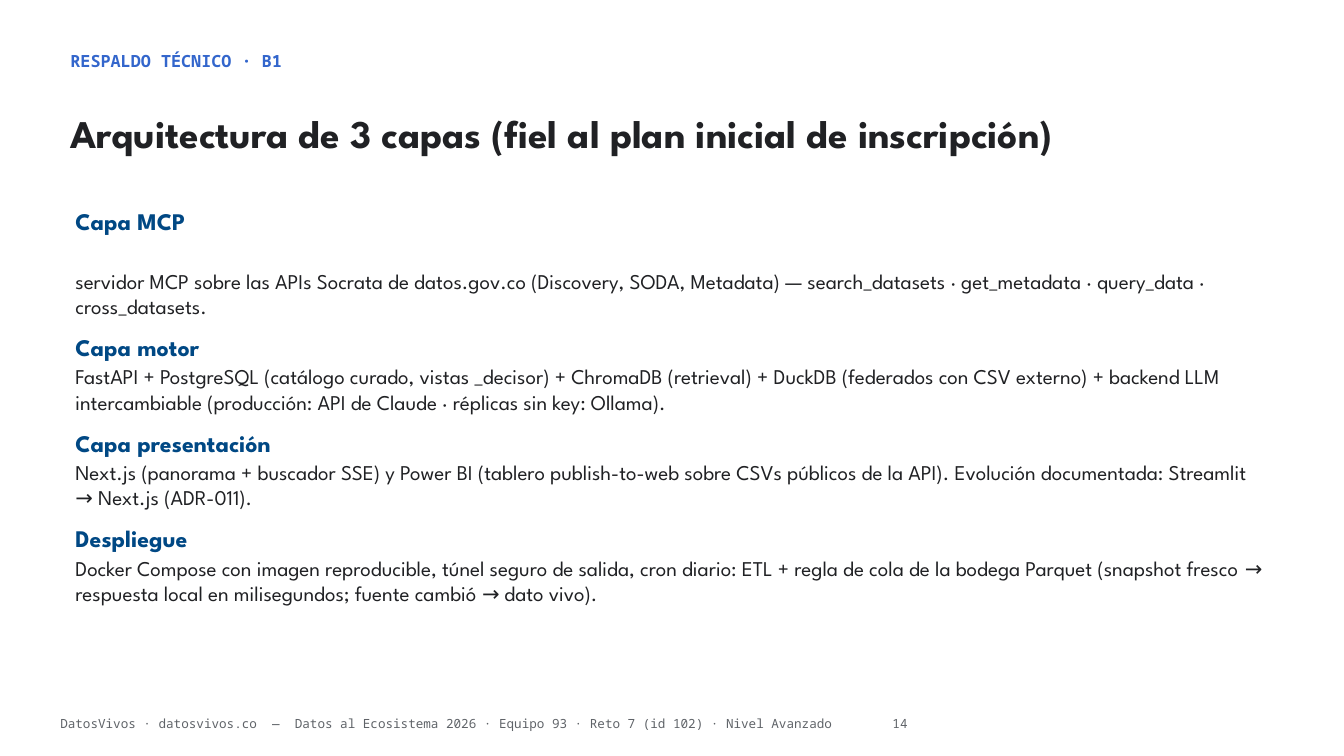
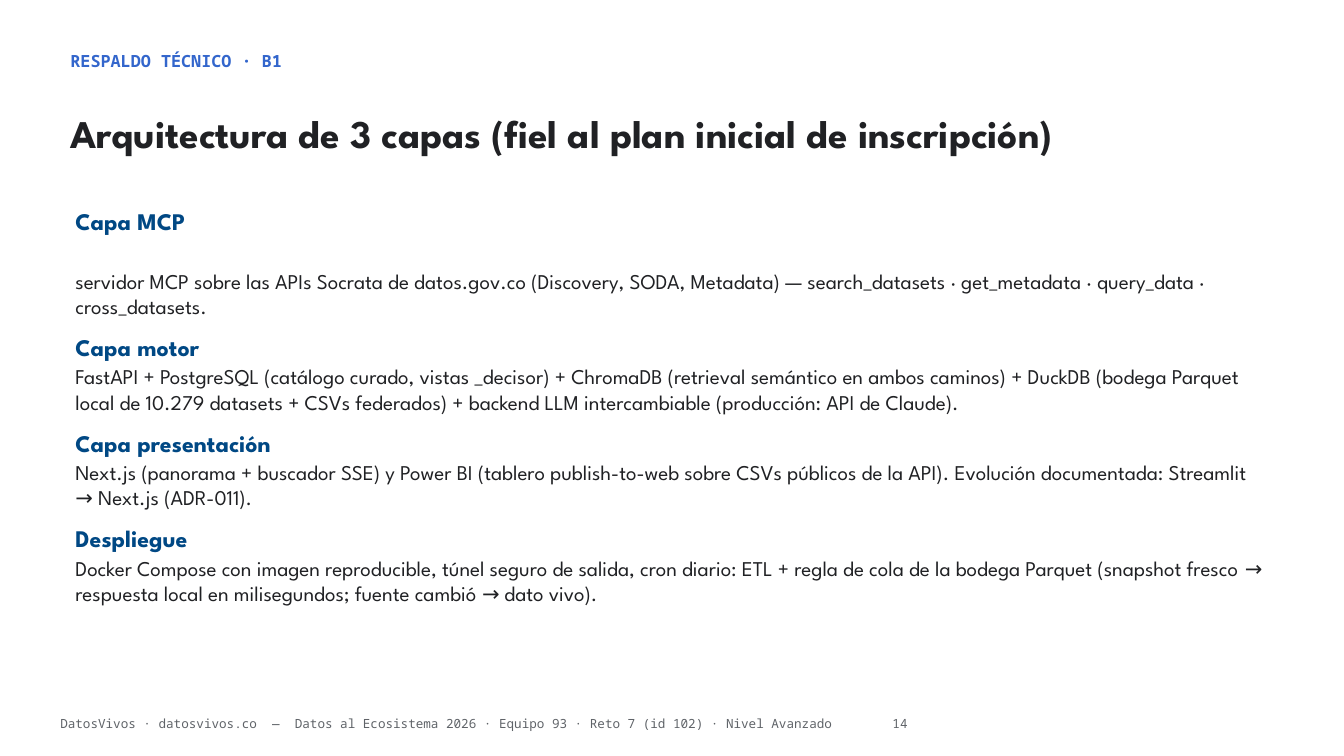
Before and after one commit to jsricop/DatosVivos, a slide deck: slide 14 of recursos/presentacion.pptx. Drawn at 1344x756 pixels with LibreOffice and Linux fonts; fonts in the diff are those of the drawing. Boxes give left, top, right and bottom in pixels: in the first picture for what was removed or moved away, otherwise in the second. Text is boxed around its words. In the diff, an @@ line names an element or a change of style, - is before the commit and + after.

```diff
--- a/recursos/presentacion.pptx
+++ b/recursos/presentacion.pptx
@@ text at (75,369,1239,415): text changed @@
-FastAPI + PostgreSQL (catálogo curado, vistas _decisor) + ChromaDB (retrieval) + DuckDB (federados con CSV externo) + backend LLM intercambiable (producción: API de Claude · réplicas sin key: Ollama).
+FastAPI + PostgreSQL (catálogo curado, vistas _decisor) + ChromaDB (retrieval semántico en ambos caminos) + DuckDB (bodega Parquet local de 10.279 datasets + CSVs federados) + backend LLM intercambiable (producción: API de Claude).
```
Also in this commit, not shown: 1 other slide changed, 8 other files.
